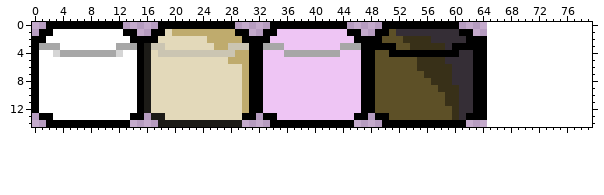
Two states of a sprite sheet, Assets/Sprites/marshmallows.png. This is how it looked before the edit.
The file is 65x15 pixels. Colours within 5 levels of each other are drawn and written as one. The old version is drawn lined up with the new one, on the new canvas.
After the commit:
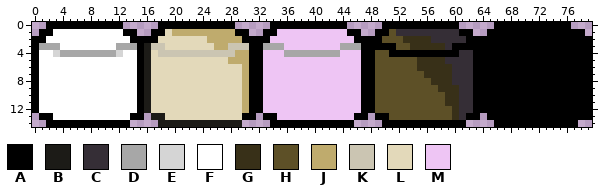
Palette (. is transparent): A #000000  B #1c1b17  C #352e36  D #a7a7a7  E #d5d5d5  F #ffffff  G #383018  H #5d5027  J #bfab6d  K #cbc5b2  L #e3d9ba  M #eec5f4
Change:
canvas 65x15 -> 80x15
Changed rows in their new state; - is an unchanged pixel.
first column x 64:
 0 --AAAAAAAAAAA---
 1 -AAAAAAAAAAAAAA-
 2 -AAAAAAAAAAAAAAA
 3 -AAAAAAAAAAAAAAA
 4 -AAAAAAAAAAAAAAA
 5 -AAAAAAAAAAAAAAA
 6 -AAAAAAAAAAAAAAA
 7 -AAAAAAAAAAAAAAA
 8 -AAAAAAAAAAAAAAA
 9 -AAAAAAAAAAAAAAA
10 -AAAAAAAAAAAAAAA
11 -AAAAAAAAAAAAAAA
12 -AAAAAAAAAAAAAAA
13 .AAAAAAAAAAAAAAA
14 --AAAAAAAAAAAA--
